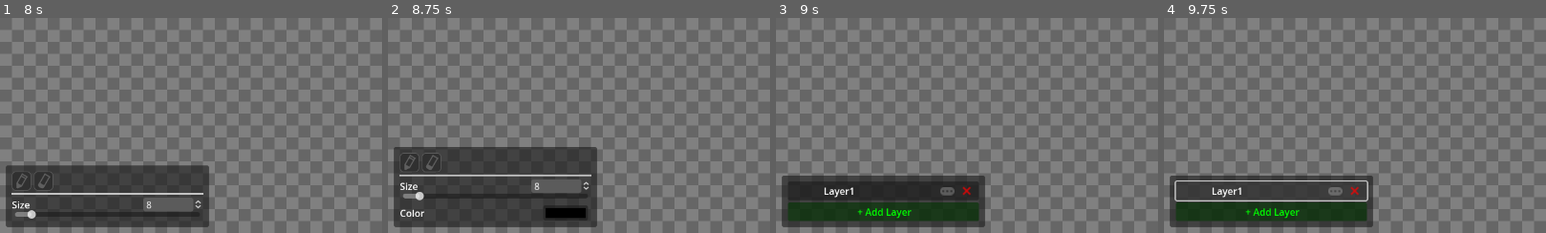
Above: before the commit, frames 1-4 (left to right).
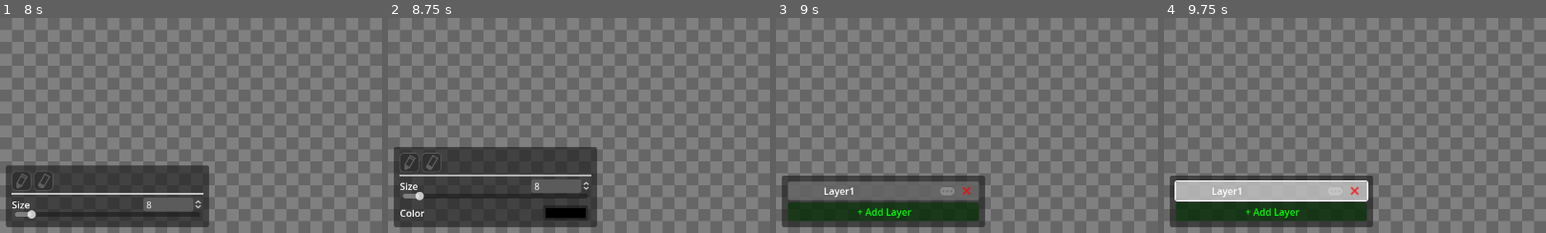
Above: after the commit, the same moments.

Repository: SrtHero278/SimpleImage
Game: Godot game, scene res://scenes/main.tscn
The game is run twice, just before and just after one commit, with the same random seed, the same clock (stepped at 60 frames per second) and the same inputs.
Inputs (mouse positions are % of the whole screen's width and height, from its top left):
- Up to frame 1 (8 s): click (3, 84) at 0.52 s; click (6, 84) at 1.27 s; click (3, 88) at 2.02 s; click (3, 84) at 2.77 s; click (6, 84) at 3.52 s; click (6, 88) at 4.27 s; click (3, 88) at 5.02 s; click (3, 84) at 5.77 s; click (6, 84) at 6.52 s; click (6, 88) at 7.27 s
- Up to frame 2 (8.75 s): click (3, 88) at 8.02 s
- Up to frame 3 (9 s): tap Enter at 8.75 s; move the mouse to (72, 45) at 8.77 s; tap Tab at 8.85 s; click (72, 45) at 8.92 s
- Up to frame 4 (9.75 s): click "Layer1" at 9.5 s
The pictures show only the part of the screen within x 0-50%, y 50-100%; the shares and areas given below are measured in that part.

Frames 1-2 are identical in both runs. In frame 3, 4.4% of the frame differs, in the area x 3-54%, y 76-85%; in frame 4, 4.9%, in the area x 2-54%, y 75-86%.

Commit message:
better indicator of layer selection

Diff:
--- a/scripts/ToolPanel.gd
+++ b/scripts/ToolPanel.gd
@@ -50,6 +50,8 @@
 	position.y = get_viewport_rect().size.y - 10 - size.y
 
 func switch_layer(button):
+	layers.get_child(Main.invert_index(Main.scene.cur_layer_index)).self_modulate.v = 1
+	button.self_modulate.v = 5
 	Main.scene.cur_layer_index = Main.invert_index(button.get_index())
 	Main.scene.cur_layer_tex = Main.scene.layers.get_child(Main.scene.cur_layer_index).texture
 	Main.scene.cur_layer_img = Main.scene.cur_layer_tex.get_image()
@@ -75,6 +77,8 @@
 	size.y = layers.size.y + 20
 	position.y = get_viewport_rect().size.y - 10 - size.y
 func add_layer():
+	if Main.scene.layer_lock.size() > 0:
+		layers.get_child(Main.invert_index(Main.scene.cur_layer_index)).self_modulate.v = 1
 	var layer_spr = Sprite2D.new()
 	layer_spr.centered = false
 	Main.scene.cur_layer_img = Image.create(Main.scene.layers.size.x, Main.scene.layers.size.y, false, Image.FORMAT_RGBA8)
@@ -91,5 +95,6 @@
 	button.delete.pressed.connect(delete_layer.bind(button))
 	button.label.text = layer_spr.name
 	layers.size.y = 0
+	button.self_modulate.v = 5
 	size.y = get_child(cur_tab).size.y + 20
 	position.y = get_viewport_rect().size.y - 10 - size.y
